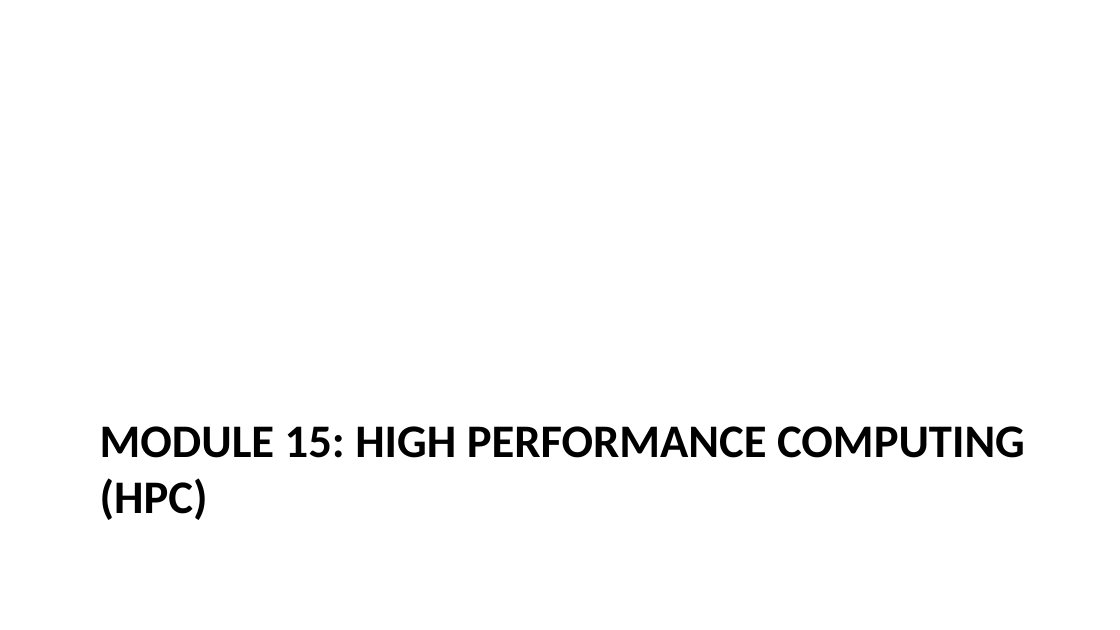
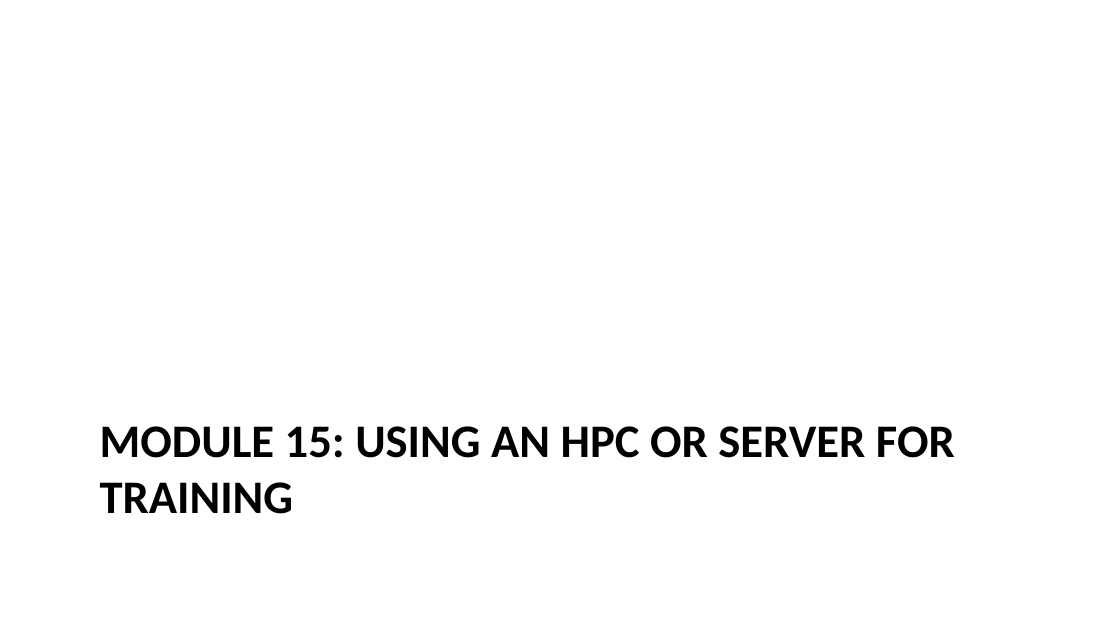
Before and after one commit to cambiotraining/low-resource-bioinformatics, a slide deck: slide 70 of course_files/slides.pptx. Drawn at 1120x630 pixels with LibreOffice and Linux fonts; fonts in the diff are those of the drawing. Boxes give left, top, right and bottom in pixels: in the first picture for what was removed or moved away, otherwise in the second. Text is boxed around its words. In the diff, an @@ line names an element or a change of style, - is before the commit and + after.

```diff
--- a/course_files/slides.pptx
+++ b/course_files/slides.pptx
@@ title at [100, 426, 955, 514]: text changed @@
-MODULE 15: HIGH PERFORMANCE COMPUTING (HPC)
+MODULE 15: USING AN HPC OR SERVER FOR TRAINING
```
Also in this commit, not shown: 3 slides added, 2 slides removed, 27 other files.
